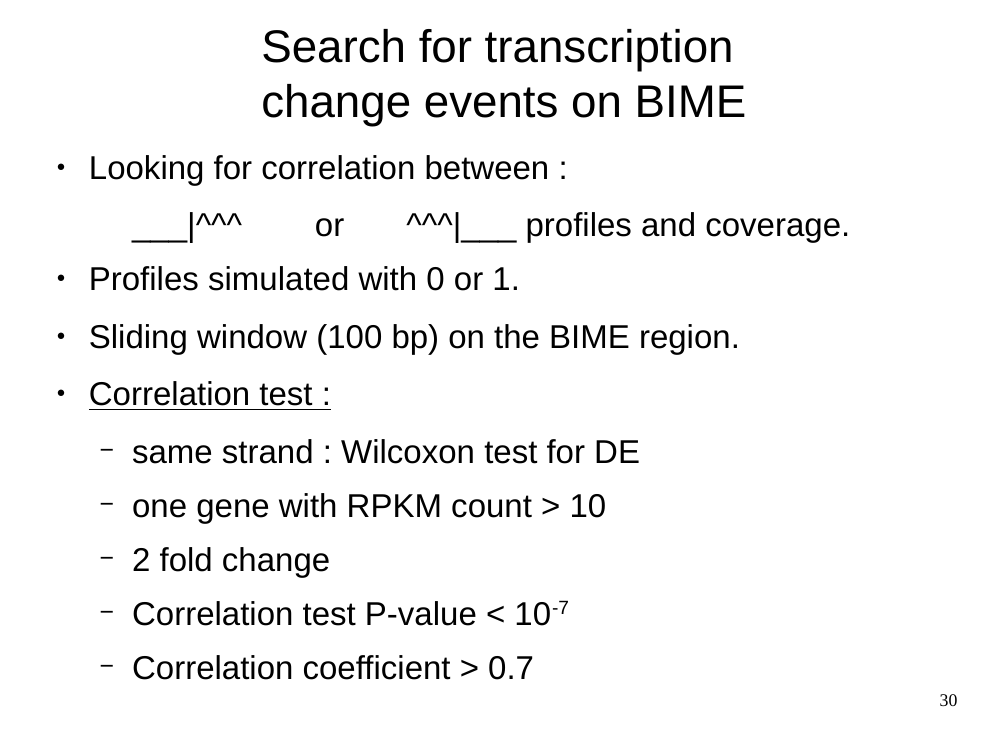
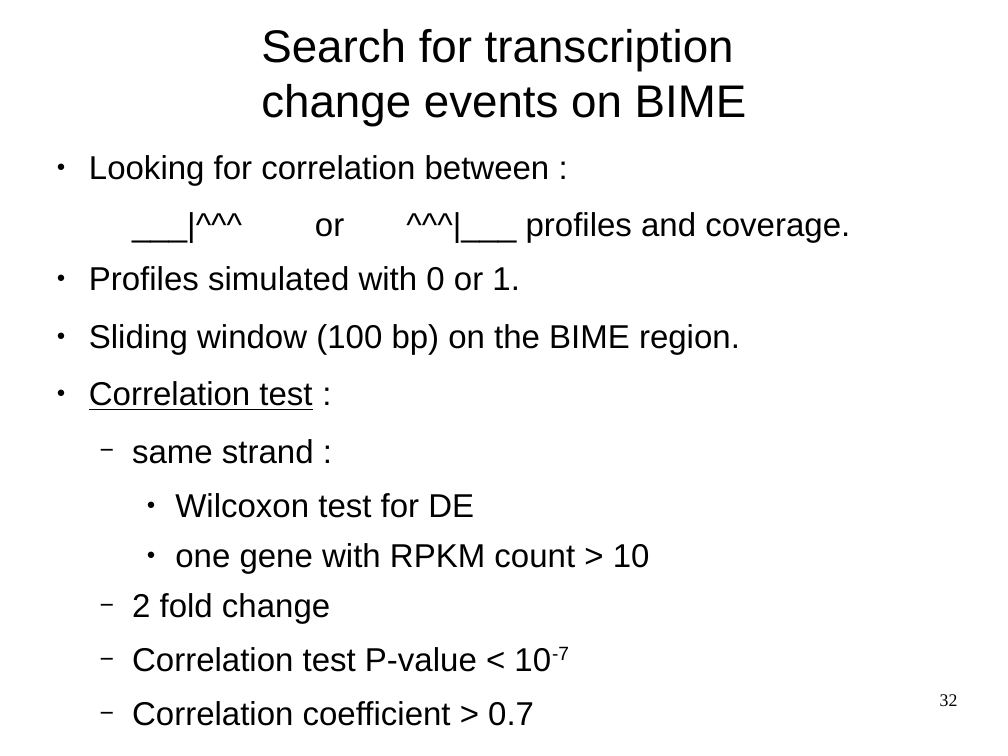
Before and after one commit to mesmeraf/stage_M2, a slide deck: slide 32 of presentations/presentation_labo_03-19.odp (slide 30 before the commit). Drawn at 1008x756 pixels with LibreOffice and Linux fonts; fonts in the diff are those of the drawing; background and template pictures are left out. Boxes give left, top, right and bottom in pixels: in the first picture for what was removed or moved away, otherwise in the second. Text is boxed around its words. In the diff, an @@ line names an element or a change of style, - is before the commit and + after.

```diff
--- a/presentations/presentation_labo_03-19.odp
+++ b/presentations/presentation_labo_03-19.odp
@@ text at bbox=[89, 381, 650, 574]: underline off in ":"; bullet − to ●; list level 2 to 3 in "one gene with RPKM count ..." @@
@@ text at bbox=[132, 439, 474, 518]: text changed @@
-  − same strand : Wilcoxon test for DE
+  − same strand :
+    ● Wilcoxon test for DE
@@ page number at bbox=[940, 694, 958, 706]: text changed @@
-30
+32
```
Also in this commit, not shown: 14 other slides changed, 3 slides added, 1 slide removed, 8 other files.
